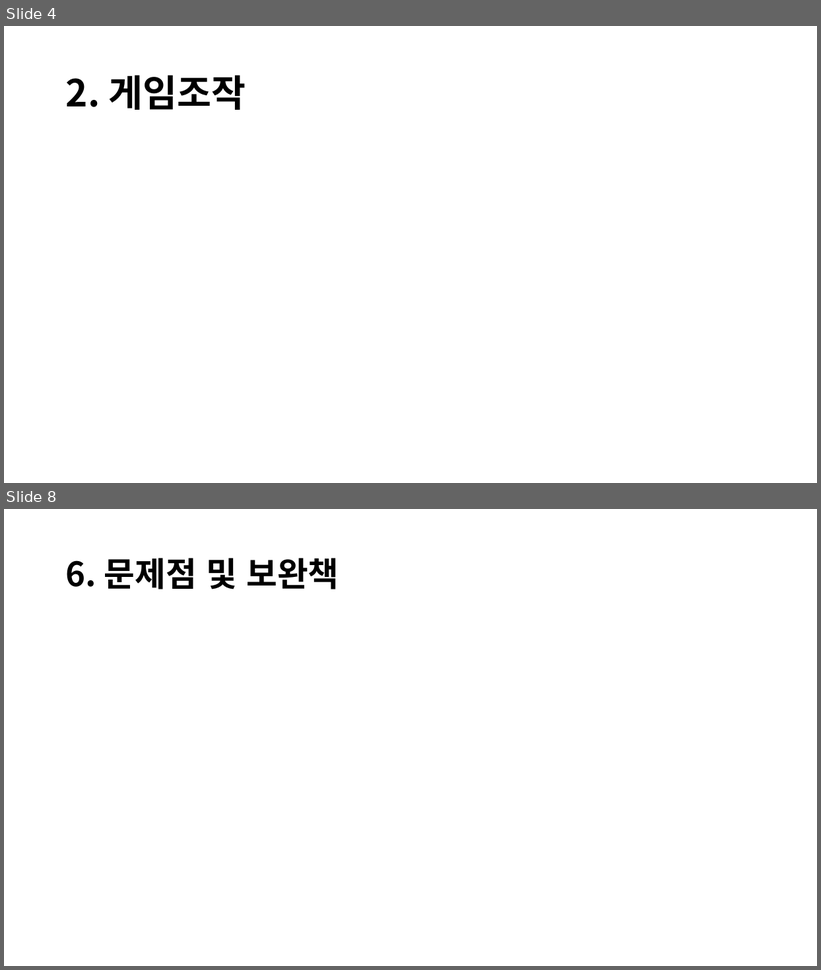
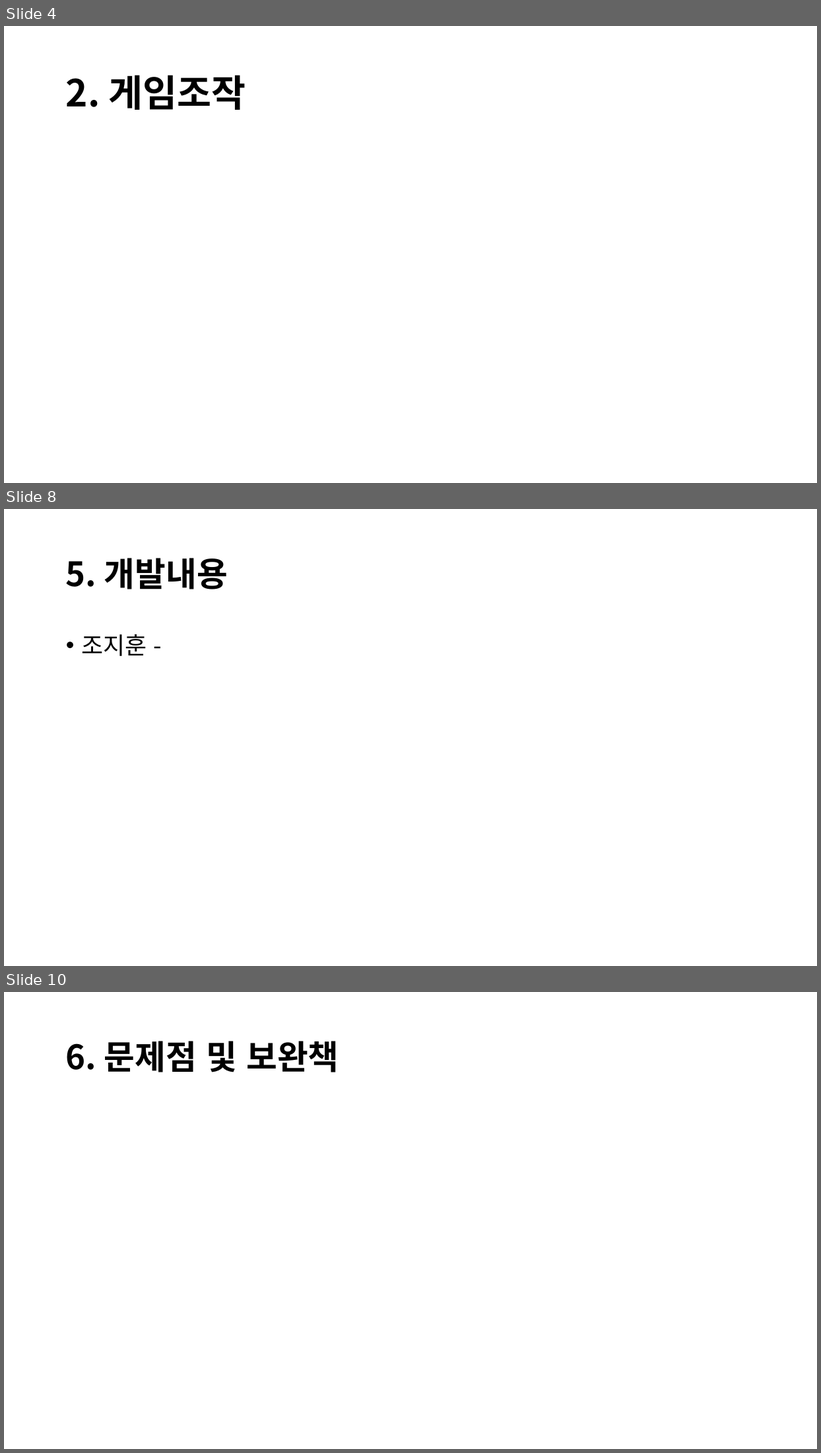
Before and after one commit to JinsooLee-Testing/aww, a slide deck: 기획문서/Aww_중간발표.pptx. Shown one above the other, each under a label of ours: slides 4 and 8 before the commit, slides 4, 8 and 10 after it; the slides between them are not shown. The pictures are 821x970 and 821x1453 pixels, drawn with LibreOffice and Linux fonts; fonts in the diff are those of the drawing. Boxes give left, top, right and bottom in pixels: in the first picture for what was removed or moved away, otherwise in the second. Text is boxed around its words. In the diff, an @@ line names an element or a change of style, - is before the commit and + after.

```diff
--- a/기획문서/Aww_중간발표.pptx
+++ b/기획문서/Aww_중간발표.pptx
@@ slide 8 added at [4, 509, 817, 966], background #FFFFFF @@
@@ title added at [66, 558, 228, 590], 39.6 pt, text #000000, bold @@
+5. 개발내용
@@ text added at [81, 634, 147, 656], 28 pt, text #000000 @@
+• 조지훈 -
@@ what was slide 8 is now slide 10 @@
```
Also in this commit, not shown: 5 slides changed, 1 other slide added.
